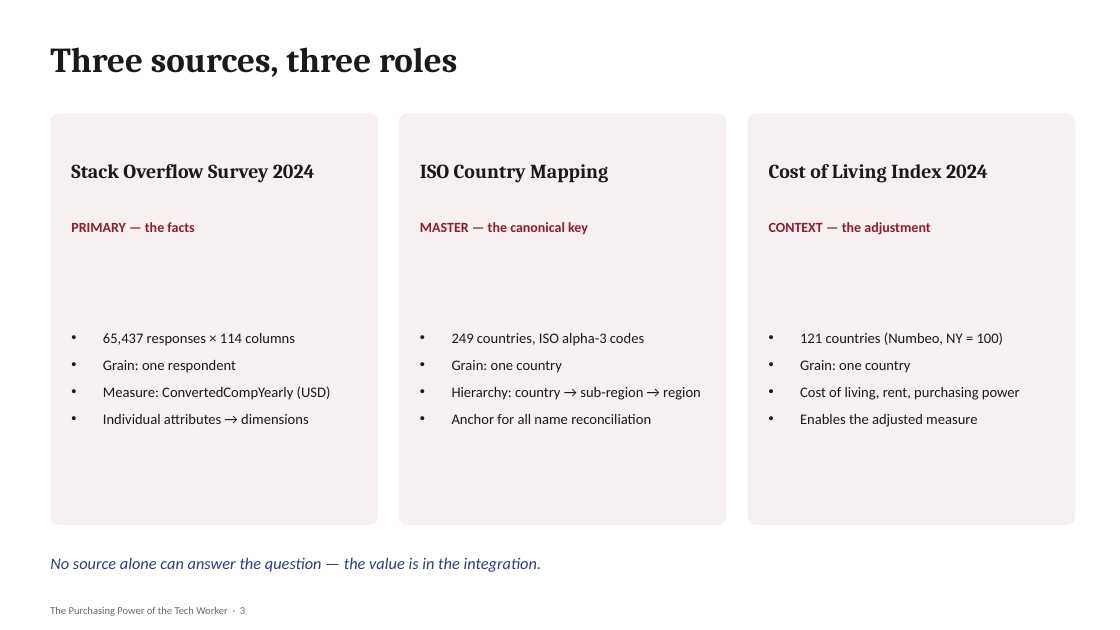
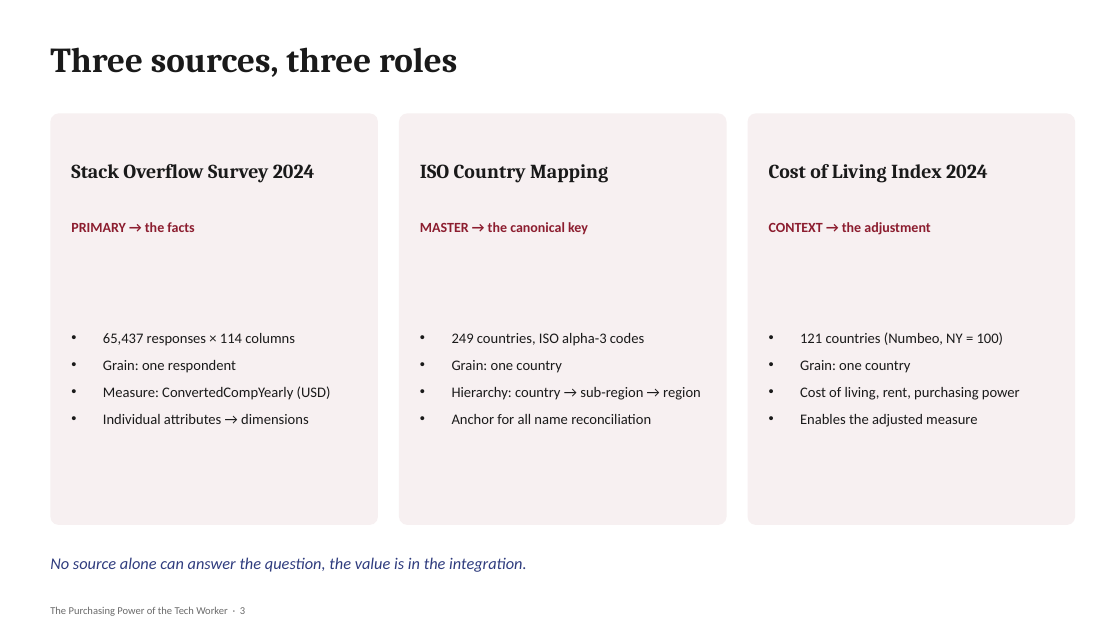
Before and after one commit to emasmisi/tech-worker-purchasing-power-dw, a slide deck: slide 3 of presentation/TechWorker_DW_Presentation.pptx. Drawn at 1120x630 pixels with LibreOffice and Linux fonts; fonts in the diff are those of the drawing. Boxes give left, top, right and bottom in pixels: in the first picture for what was removed or moved away, otherwise in the second. Text is boxed around its words. In the diff, an @@ line names an element or a change of style, - is before the commit and + after.

```diff
--- a/presentation/TechWorker_DW_Presentation.pptx
+++ b/presentation/TechWorker_DW_Presentation.pptx
@@ text at bbox=[71, 222, 194, 232]: text changed @@
-PRIMARY — the facts
+PRIMARY → the facts
@@ text at bbox=[420, 222, 588, 235]: text changed @@
-MASTER — the canonical key
+MASTER → the canonical key
@@ text at bbox=[769, 222, 930, 235]: text changed @@
-CONTEXT — the adjustment
+CONTEXT → the adjustment
@@ text at bbox=[50, 557, 527, 572]: text changed @@
-No source alone can answer the question — the value is in the integration.
+No source alone can answer the question, the value is in the integration.
```
Also in this commit, not shown: 15 other slides changed, 4 other files.
